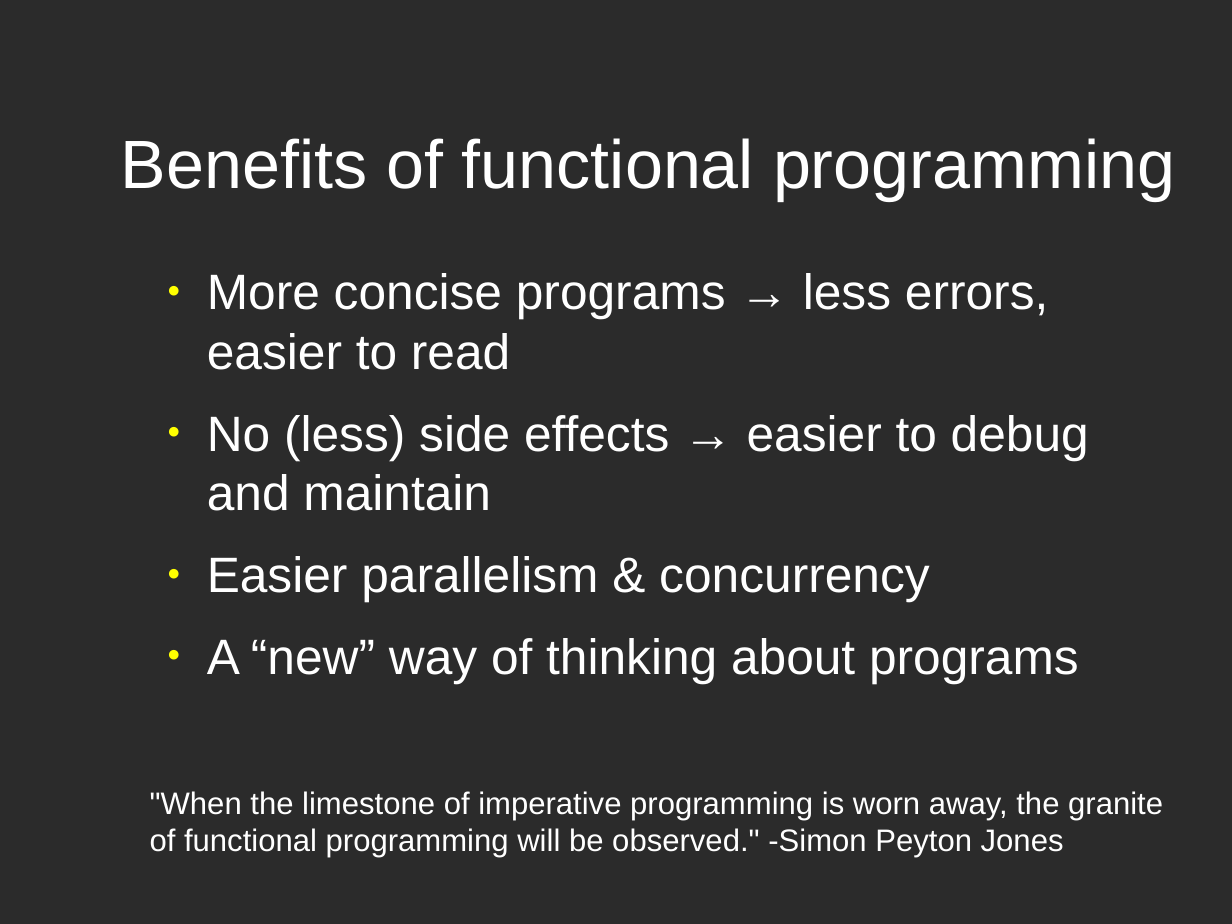
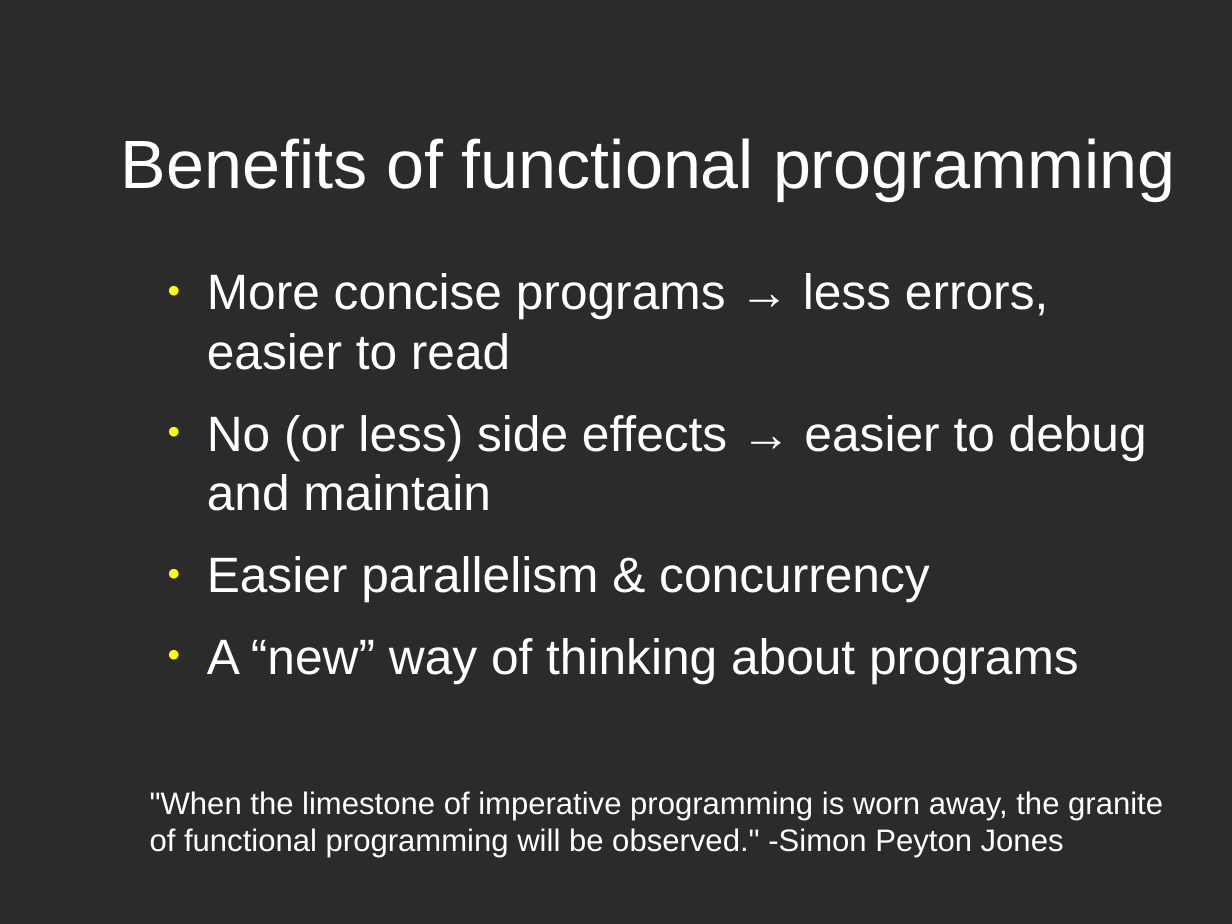
Before and after one commit to paasar/Haskell-intro, a slide deck: slide 4 of presentation/Haskell_introduction.odp. Drawn at 1232x924 pixels with LibreOffice and Linux fonts; fonts in the diff are those of the drawing; background and template pictures are left out; a plain dark background stands for a picture behind light text. Boxes give left, top, right and bottom in pixels: in the first picture for what was removed or moved away, otherwise in the second. Text is boxed around its words. In the diff, an @@ line names an element or a change of style, - is before the commit and + after.

```diff
--- a/presentation/Haskell_introduction.odp
+++ b/presentation/Haskell_introduction.odp
@@ text at [207,415,1147,511]: text changed @@
-● No (less) side effects → easier to debug and maintain
+● No (or less) side effects → easier to debug and maintain
```
Also in this commit, not shown: 1 other slide changed.
